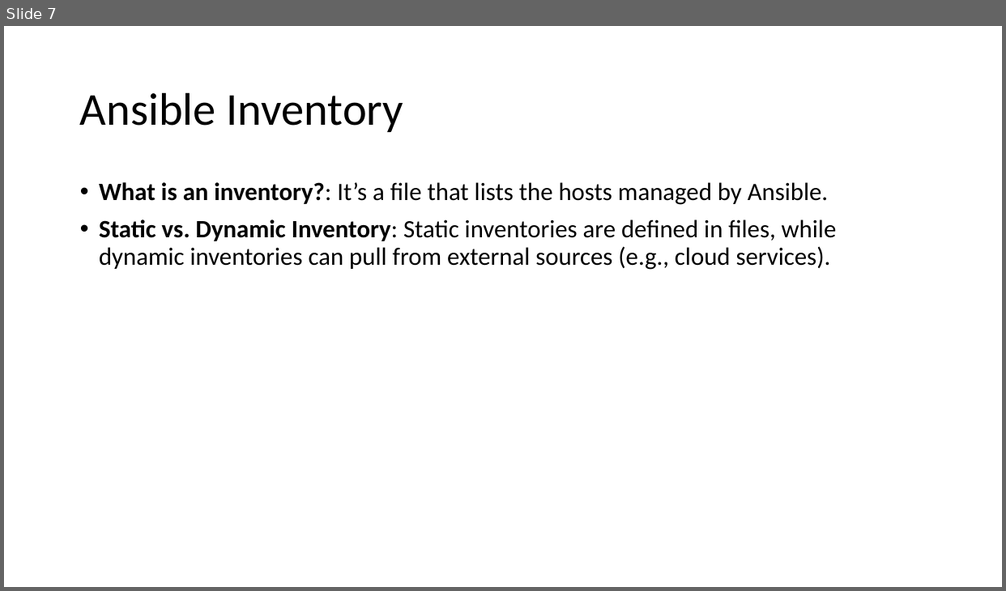
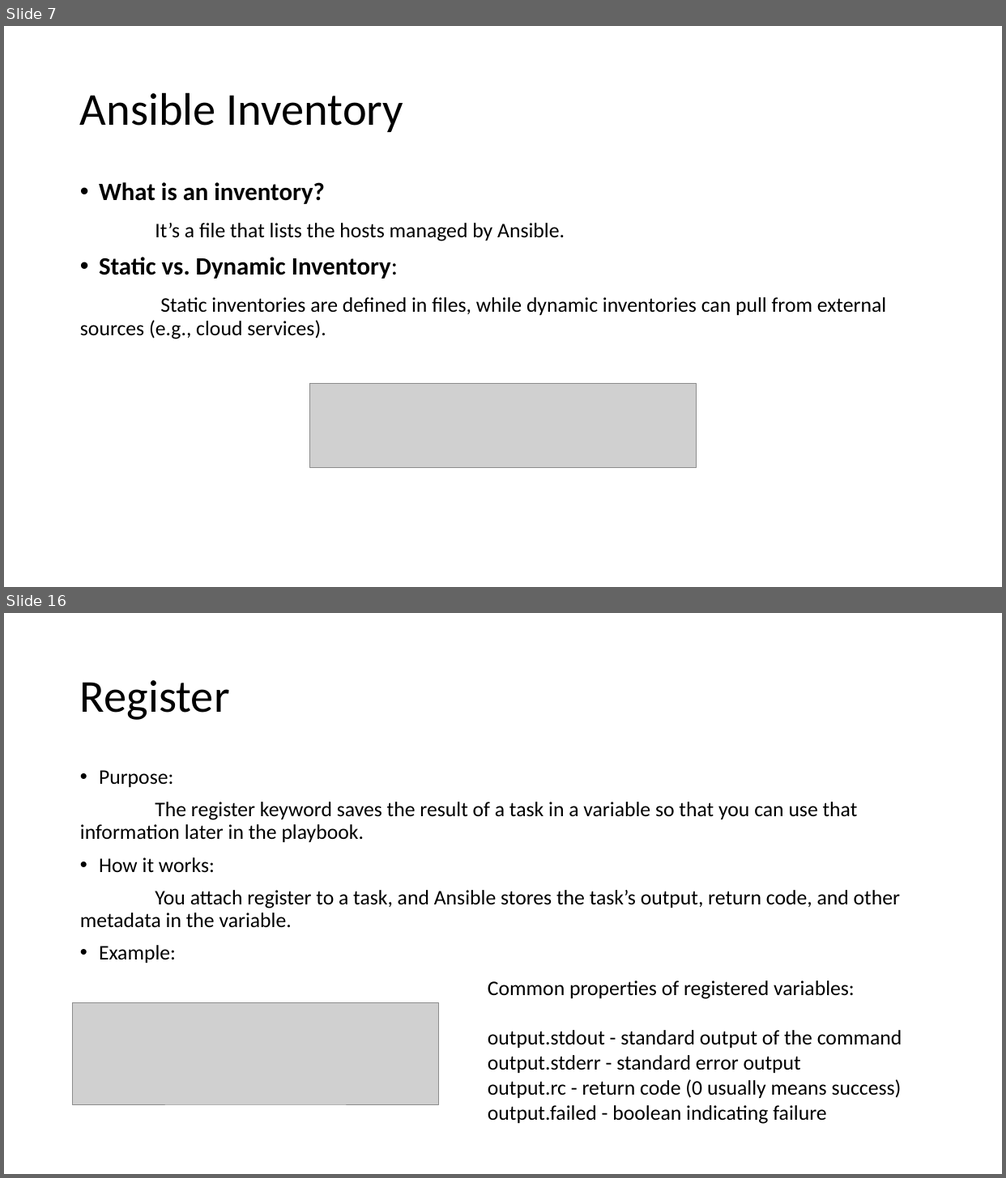
Before and after one commit to abirbandy/ansible-study-material, a slide deck: Introduction to Ansible.pptx. Shown one above the other, each under a label of ours: slide 7 before the commit, slides 7 and 16 after it; the slides between them are not shown. The pictures are 1006x591 and 1006x1178 pixels, drawn with LibreOffice and Linux fonts; fonts in the diff are those of the drawing; grey boxes stand for pictures. Boxes give left, top, right and bottom in pixels: in the first picture for what was removed or moved away, otherwise in the second. Text is boxed around its words. In the diff, an @@ line names an element or a change of style, - is before the commit and + after.

```diff
--- a/Introduction to Ansible.pptx
+++ b/Introduction to Ansible.pptx
@@ slide 16 added at box(4, 613, 1002, 1174), background #FFFFFF @@
@@ title added at box(80, 680, 230, 720), 44 pt, text #000000 @@
+Register
@@ text added at box(80, 770, 900, 963), 20 pt, text #000000 @@
+• Purpose:
+The register keyword saves the result of a task in a variable so that you can use that information later in the playbook.
+• How it works:
+You attach register to a task, and Ansible stores the task’s output, return code, and other metadata in the variable.
+• Example:
@@ text added at box(488, 981, 902, 1124), 20 pt, text #000000 @@
+Common properties of registered variables:
+output.stdout - standard output of the command
+output.stderr - standard error output
+output.rc - return code (0 usually means success)
+output.failed - boolean indicating failure
@@ picture added at box(73, 1003, 439, 1105) @@
@@ slide 7 changed as well @@
@@ text at box(80, 182, 886, 339): text changed; size 24 to 20 pt @@
-• What is an inventory?: It’s a file that lists the hosts managed by Ansible.
-• Static vs. Dynamic Inventory: Static inventories are defined in files, while dynamic inventories can pull from external sources (e.g., cloud services).
+• What is an inventory?
+It’s a file that lists the hosts managed by Ansible.
+• Static vs. Dynamic Inventory:
+Static inventories are defined in files, while dynamic inventories can pull from external sources (e.g., cloud services).
@@ picture added at box(310, 384, 697, 467) @@
```
Also in this commit, not shown: 4 other slides changed, 18 other slides added, 1 slide removed.
